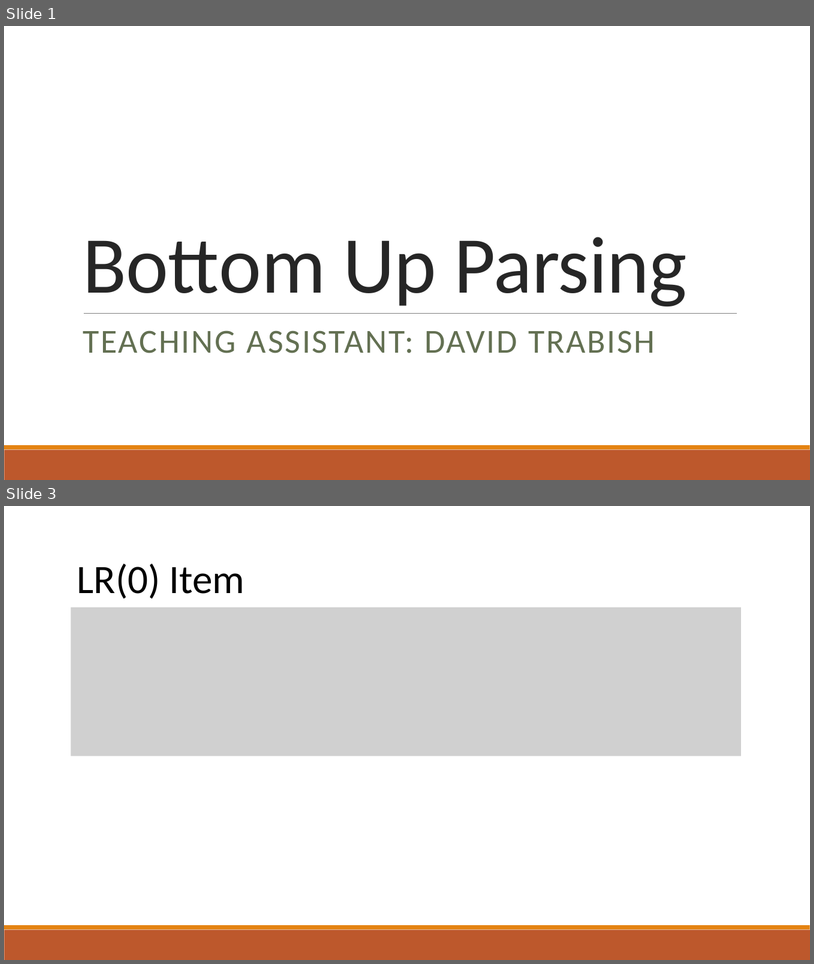
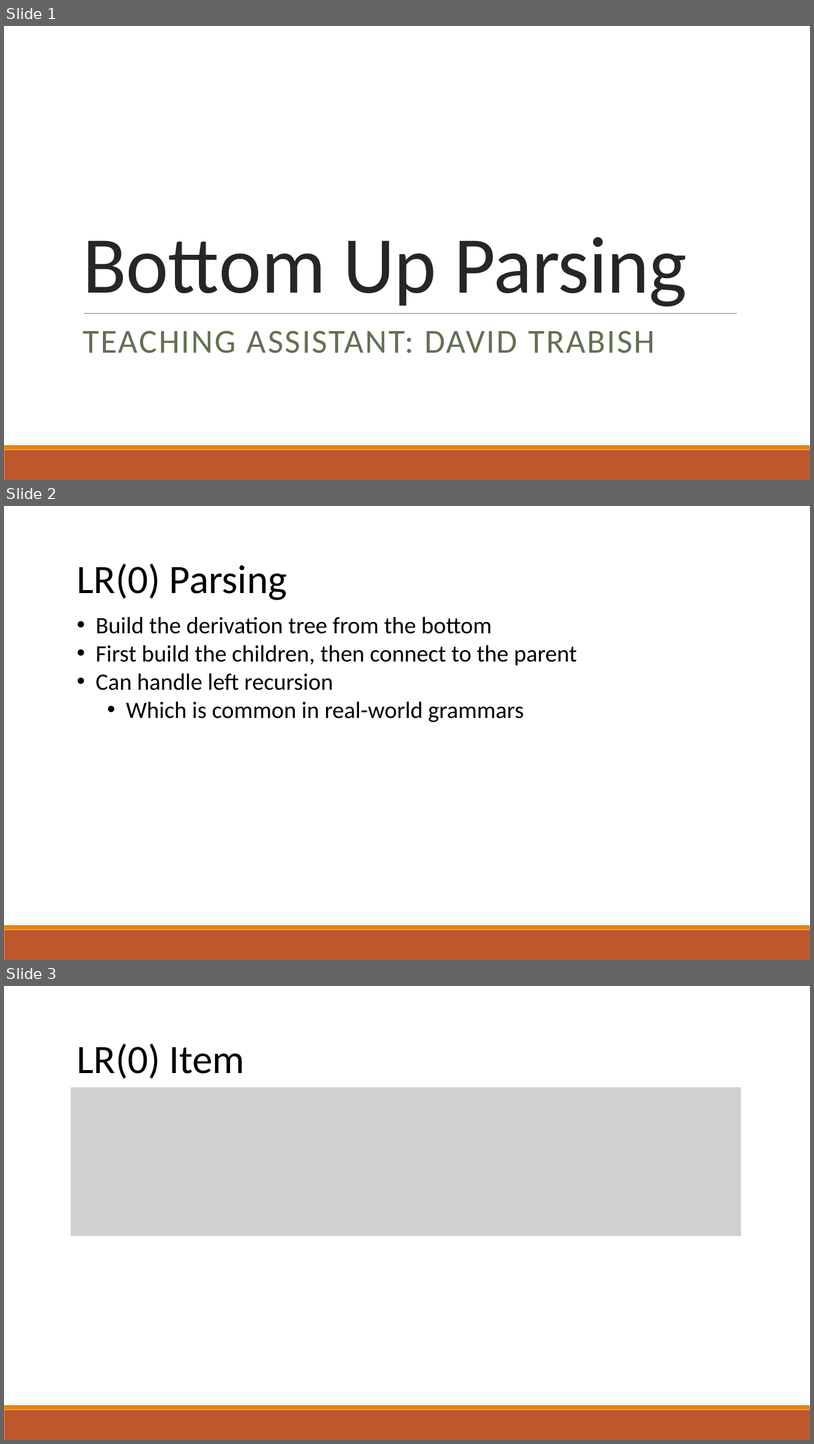
Before and after one commit to raghadzeidan/COMPILATION_TAU_FOR_STUDENTS, a slide deck: new_slides/bottom_up_parsing.pptx. Shown one above the other, each under a label of ours: slides 1 and 3 before the commit, slides 1, 2 and 3 after it; the slides between them are not shown. The pictures are 814x964 and 814x1444 pixels, drawn with LibreOffice and Linux fonts; fonts in the diff are those of the drawing; grey boxes stand for pictures. Boxes give left, top, right and bottom in pixels: in the first picture for what was removed or moved away, otherwise in the second. Text is boxed around its words. In the diff, an @@ line names an element or a change of style, - is before the commit and + after.

```diff
--- a/new_slides/bottom_up_parsing.pptx
+++ b/new_slides/bottom_up_parsing.pptx
@@ slide 2 added at [4, 506, 810, 960], background #FFFFFF; not listed: 2 template elements that a slide beside it also shows @@
@@ text added at [77, 564, 287, 600], 48 pt, text #000000 @@
+LR(0) Parsing
@@ text added at [96, 616, 577, 722], 28 pt, text #000000 @@
+• Build the derivation tree from the bottom
+• First build the children, then connect to the parent
+• Can handle left recursion
+  • Which is common in real-world grammars
```
Also in this commit, not shown: 1 slide changed, 3 other slides added, 1 slide removed, 1 other file.
